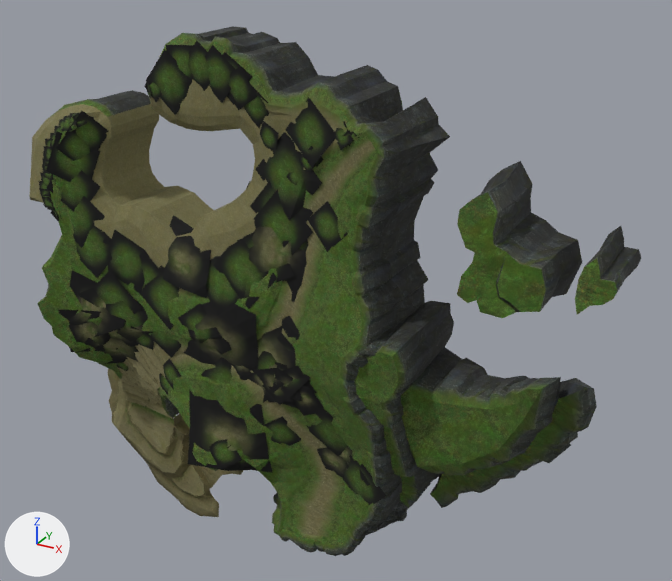
Before and after pictures for a commit that changed the OBJ model sceneobjs/huodong_fuben_420/huodong_fuben_420_bankuai01.obj.
Rendered twice from a 50 mm camera at (2937.0, -5099.0, 2850.0) aimed at (205.0, -131.0, 366.0). The lights are fixed; the arrows at lower left show +X, +Y and +Z. Where no turn or scale is listed for an object, it has been applied to the vertices. Vertices at the same position are counted once.

Script lines for the objects in view, before the commit:
```python
me_huodong_fuben_420_bankuai01 = bpy.data.meshes.new('huodong_fuben_420_bankuai01')
me_huodong_fuben_420_bankuai01.from_pydata(...)  # 4078 vertices, 6192 faces; spans x -2091.0..2091.0, y -866.0..13.0, z -2020.0..2020.0
me_huodong_fuben_420_bankuai01.materials.append(mat_material_1)  # picture img_huodong_fuben_420_bankuai01_01_png
me_huodong_fuben_420_bankuai01.materials.append(mat_material_2)  # picture img_huodong_fuben_420_bankuai01_02_png
me_huodong_fuben_420_bankuai01.materials.append(mat_material_3)  # picture img_huodong_fuben_420_bankuai01_03_png
me_huodong_fuben_420_bankuai01.materials.append(mat_material_4)  # picture img_huodong_fuben_420_bankuai01_04_png
me_huodong_fuben_420_bankuai01.materials.append(mat_material_5)  # picture img_huodong_fuben_420_bankuai01_05_png
me_huodong_fuben_420_bankuai01.materials.append(mat_material_6)  # picture img_huodong_fuben_420_bankuai01_06_png
me_huodong_fuben_420_bankuai01.materials.append(mat_material_7)  # picture img_huodong_fuben_420_bankuai01_07_png
me_huodong_fuben_420_bankuai01.materials.append(mat_material_8)  # picture img_huodong_fuben_420_bankuai01_08_png
me_huodong_fuben_420_bankuai01.materials.append(mat_material_9)  # picture img_huodong_fuben_420_bankuai01_09_png
me_huodong_fuben_420_bankuai01.materials.append(mat_material_10)  # picture img_huodong_fuben_420_bankuai01_10_png
ob_huodong_fuben_420_bankuai01 = bpy.data.objects.new('huodong_fuben_420_bankuai01', me_huodong_fuben_420_bankuai01)
ob_huodong_fuben_420_bankuai01.location = (0.0, 0.0, 0.0)
```
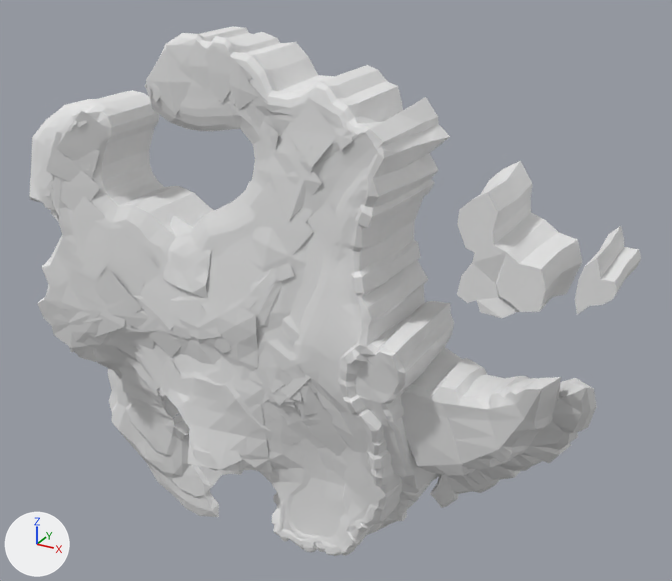
The change, as a diff of the scene's bpy script:
```diff
--- a/sceneobjs/huodong_fuben_420/huodong_fuben_420_bankuai01.obj.py
+++ b/sceneobjs/huodong_fuben_420/huodong_fuben_420_bankuai01.obj.py
@@ mat_material_9_1 @@
+mat_material_9_1 = principled_material('material_9')
+mat_material_9_1.base_color = (0.8, 0.8, 0.8)  # white #e7e7e7
+mat_material_9_1.roughness = 1.0
@@ mat_material_10_1 @@
+mat_material_10_1 = principled_material('material_10')
+mat_material_10_1.base_color = (0.8, 0.8, 0.8)  # white #e7e7e7
+mat_material_10_1.roughness = 1.0
@@ mat_material_2_1 @@
+mat_material_2_1 = principled_material('material_2')
+mat_material_2_1.base_color = (0.8, 0.8, 0.8)  # white #e7e7e7
+mat_material_2_1.roughness = 1.0
@@ mat_material_1_1 @@
+mat_material_1_1 = principled_material('material_1')
+mat_material_1_1.base_color = (0.8, 0.8, 0.8)  # white #e7e7e7
+mat_material_1_1.roughness = 1.0
@@ mat_material_4_1 @@
+mat_material_4_1 = principled_material('material_4')
+mat_material_4_1.base_color = (0.8, 0.8, 0.8)  # white #e7e7e7
+mat_material_4_1.roughness = 1.0
@@ mat_material_7_1 @@
+mat_material_7_1 = principled_material('material_7')
+mat_material_7_1.base_color = (0.8, 0.8, 0.8)  # white #e7e7e7
+mat_material_7_1.roughness = 1.0
@@ mat_material_6_1 @@
+mat_material_6_1 = principled_material('material_6')
+mat_material_6_1.base_color = (0.8, 0.8, 0.8)  # white #e7e7e7
+mat_material_6_1.roughness = 1.0
@@ mat_material_8_1 @@
+mat_material_8_1 = principled_material('material_8')
+mat_material_8_1.base_color = (0.8, 0.8, 0.8)  # white #e7e7e7
+mat_material_8_1.roughness = 1.0
@@ mat_material_5_1 @@
+mat_material_5_1 = principled_material('material_5')
+mat_material_5_1.base_color = (0.8, 0.8, 0.8)  # white #e7e7e7
+mat_material_5_1.roughness = 1.0
@@ mat_material_3_1 @@
+mat_material_3_1 = principled_material('material_3')
+mat_material_3_1.base_color = (0.8, 0.8, 0.8)  # white #e7e7e7
+mat_material_3_1.roughness = 1.0
@@ me_huodong_fuben_420_bankuai01 @@
 me_huodong_fuben_420_bankuai01.from_pydata(...)  # 4078 vertices, 6192 faces; spans x -2091.0..2091.0, y -866.0..13.0, z -2020.0..2020.0
+# me_huodong_fuben_420_bankuai01 part 1: all 198 faces that had it switch from mat_material_1 (picture img_huodong_fuben_420_bankuai01_01_png) to mat_material_1_1 (white #e7e7e7)
+# me_huodong_fuben_420_bankuai01 part 2: all 165 faces that had it switch from mat_material_2 (picture img_huodong_fuben_420_bankuai01_02_png) to mat_material_2_1 (white #e7e7e7)
+# me_huodong_fuben_420_bankuai01 part 3: all 2632 faces that had it switch from mat_material_3 (picture img_huodong_fuben_420_bankuai01_03_png) to mat_material_3_1 (white #e7e7e7)
+# me_huodong_fuben_420_bankuai01 part 4: all 945 faces that had it switch from mat_material_4 (picture img_huodong_fuben_420_bankuai01_04_png) to mat_material_4_1 (white #e7e7e7)
+# me_huodong_fuben_420_bankuai01 part 5: all 688 faces that had it switch from mat_material_5 (picture img_huodong_fuben_420_bankuai01_05_png) to mat_material_5_1 (white #e7e7e7)
+# me_huodong_fuben_420_bankuai01 part 6: all 331 faces that had it switch from mat_material_6 (picture img_huodong_fuben_420_bankuai01_06_png) to mat_material_6_1 (white #e7e7e7)
+# me_huodong_fuben_420_bankuai01 part 7: all 354 faces that had it switch from mat_material_7 (picture img_huodong_fuben_420_bankuai01_07_png) to mat_material_7_1 (white #e7e7e7)
+# me_huodong_fuben_420_bankuai01 part 8: all 390 faces that had it switch from mat_material_8 (picture img_huodong_fuben_420_bankuai01_08_png) to mat_material_8_1 (white #e7e7e7)
+# me_huodong_fuben_420_bankuai01 part 9: all 406 faces that had it switch from mat_material_9 (picture img_huodong_fuben_420_bankuai01_09_png) to mat_material_9_1 (white #e7e7e7)
+# me_huodong_fuben_420_bankuai01 part 10: all 83 faces that had it switch from mat_material_10 (picture img_huodong_fuben_420_bankuai01_10_png) to mat_material_10_1 (white #e7e7e7)
```

Location of each change, (x1, y1, x2, y2) in pixels of the pictures (672 x 581 px):
part 1 of me_huodong_fuben_420_bankuai01, recoloured (brown to grey): (108, 368, 243, 517) in both
part 2 of me_huodong_fuben_420_bankuai01, recoloured (yellow to grey): (118, 344, 176, 418) in both
part 3 of me_huodong_fuben_420_bankuai01, recoloured (black to grey): (33, 26, 641, 556) in both
part 4 of me_huodong_fuben_420_bankuai01, recoloured (green to grey): (37, 121, 617, 546) in both
part 5 of me_huodong_fuben_420_bankuai01, recoloured (yellow to grey): (29, 80, 338, 268) in both
part 6 of me_huodong_fuben_420_bankuai01, recoloured: (153, 133, 376, 543) in both
part 7 of me_huodong_fuben_420_bankuai01, recoloured: (58, 181, 370, 486) in both
part 8 of me_huodong_fuben_420_bankuai01, recoloured: (39, 41, 386, 505) in both
part 9 of me_huodong_fuben_420_bankuai01, recoloured (green to grey): (67, 38, 365, 407) in both
part 10 of me_huodong_fuben_420_bankuai01, recoloured (black to grey): (367, 500, 408, 535) in both
